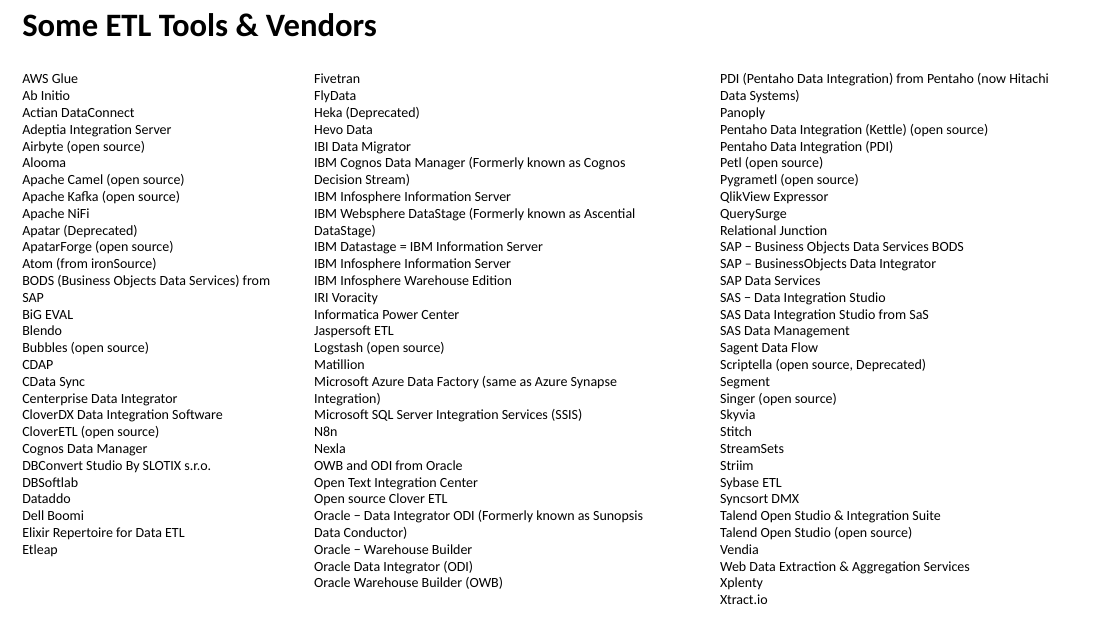
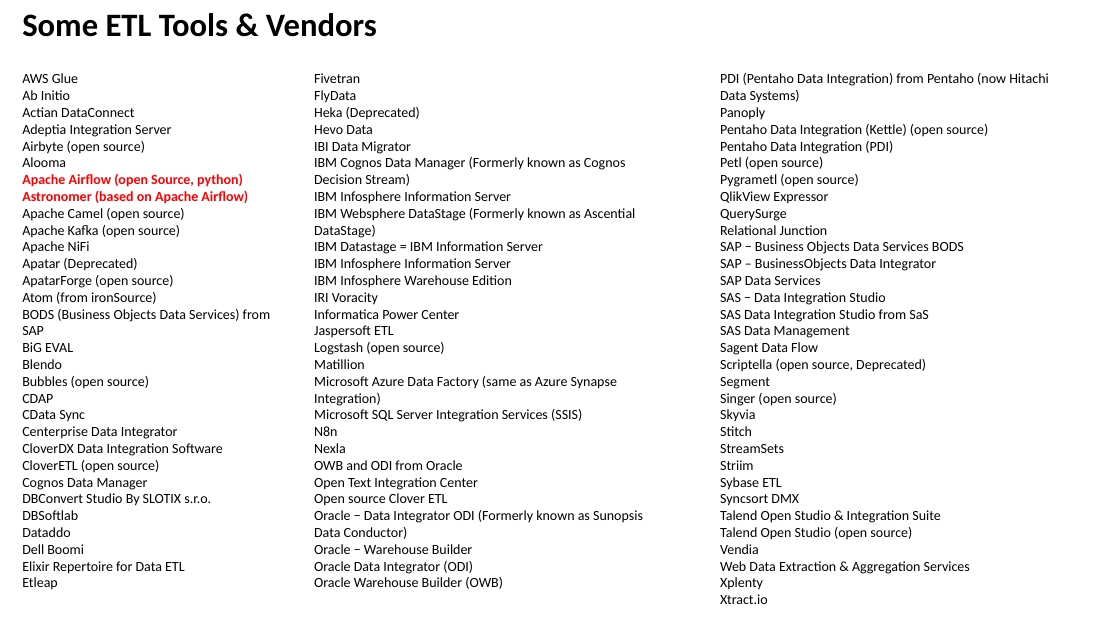
Before and after one commit to lselector/data_architect, a slide deck: slide 3 of DA_09_ETL_Git_CI_CD_DevOps.pptx. Drawn at 1120x630 pixels with LibreOffice and Linux fonts; fonts in the diff are those of the drawing. Boxes give left, top, right and bottom in pixels: in the first picture for what was removed or moved away, otherwise in the second. Text is boxed around its words. In the diff, an @@ line names an element or a change of style, - is before the commit and + after.

Commit message:
Apache Airflow

```diff
--- a/DA_09_ETL_Git_CI_CD_DevOps.pptx
+++ b/DA_09_ETL_Git_CI_CD_DevOps.pptx
@@ text at box(22, 174, 248, 204): paragraphs added @@
+Apache Airflow (open Source, python)
+Astronomer (based on Apache Airflow)
```
Also in this commit, not shown: 1 other file.
